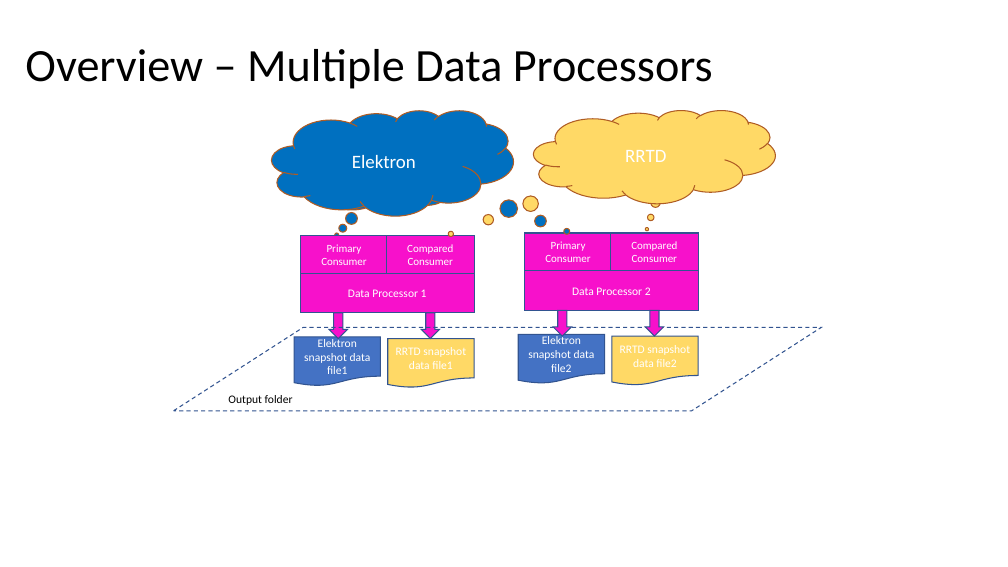
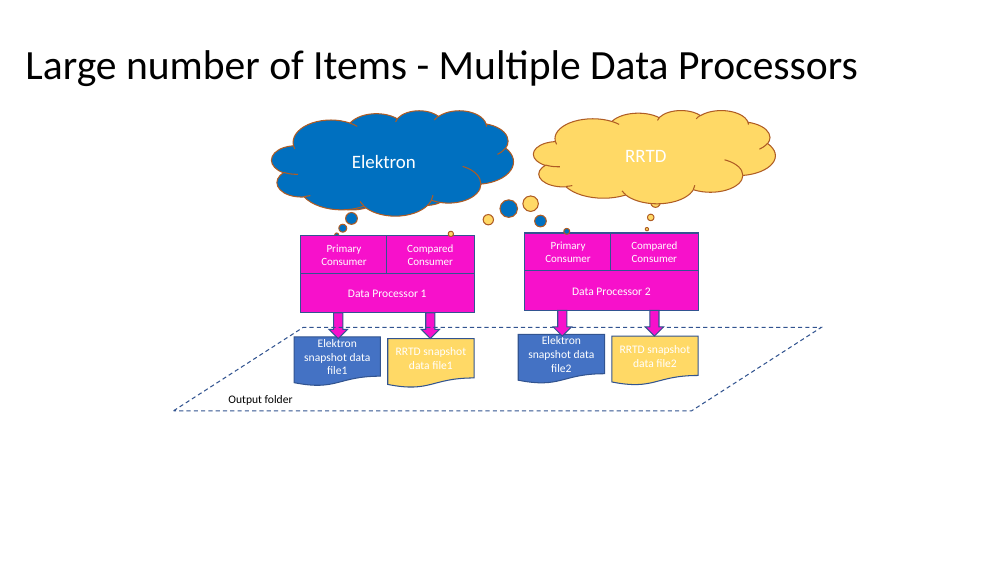
Before and after one commit to pimchayaW/Tool.EMA.Java.DataComparator, a slide deck: slide 3 of Docs/DataComparator.pptx. Drawn at 1008x567 pixels with LibreOffice and Linux fonts; fonts in the diff are those of the drawing. Boxes give left, top, right and bottom in pixels: in the first picture for what was removed or moved away, otherwise in the second. Text is boxed around its words. In the diff, an @@ line names an element or a change of style, - is before the commit and + after.

```diff
--- a/Docs/DataComparator.pptx
+++ b/Docs/DataComparator.pptx
@@ title at box(25, 50, 858, 86): text changed; size 44 to 39.6 pt @@
-Overview – Multiple Data Processors
+Large number of Items - Multiple Data Processors
```
